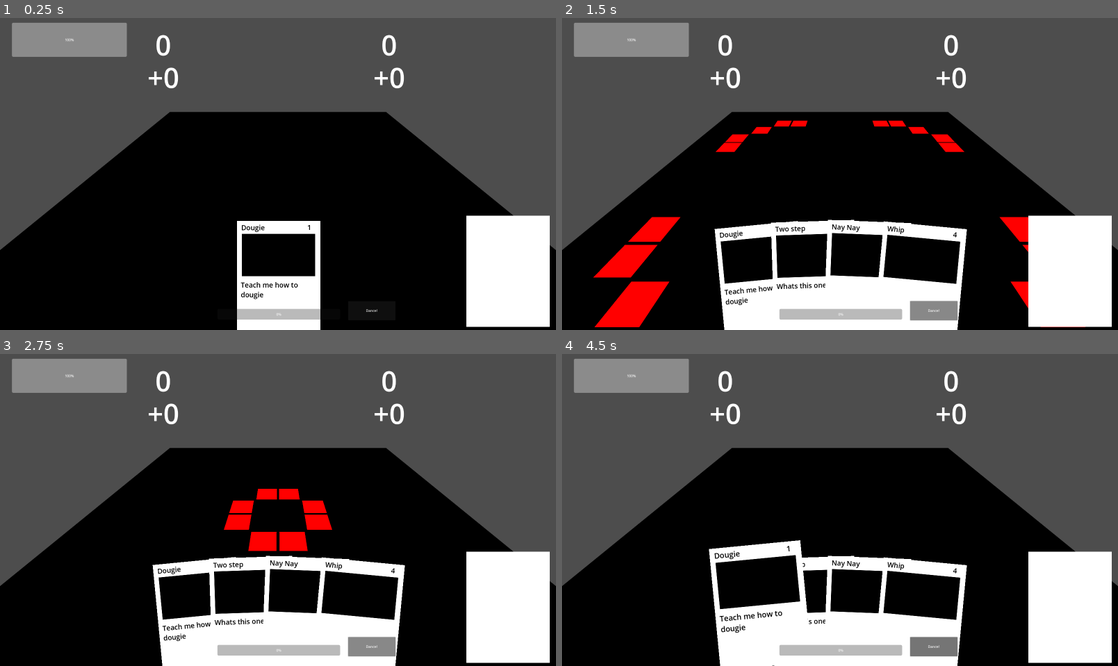
Above: before the commit, frames 1-4 (two rows, left to right).
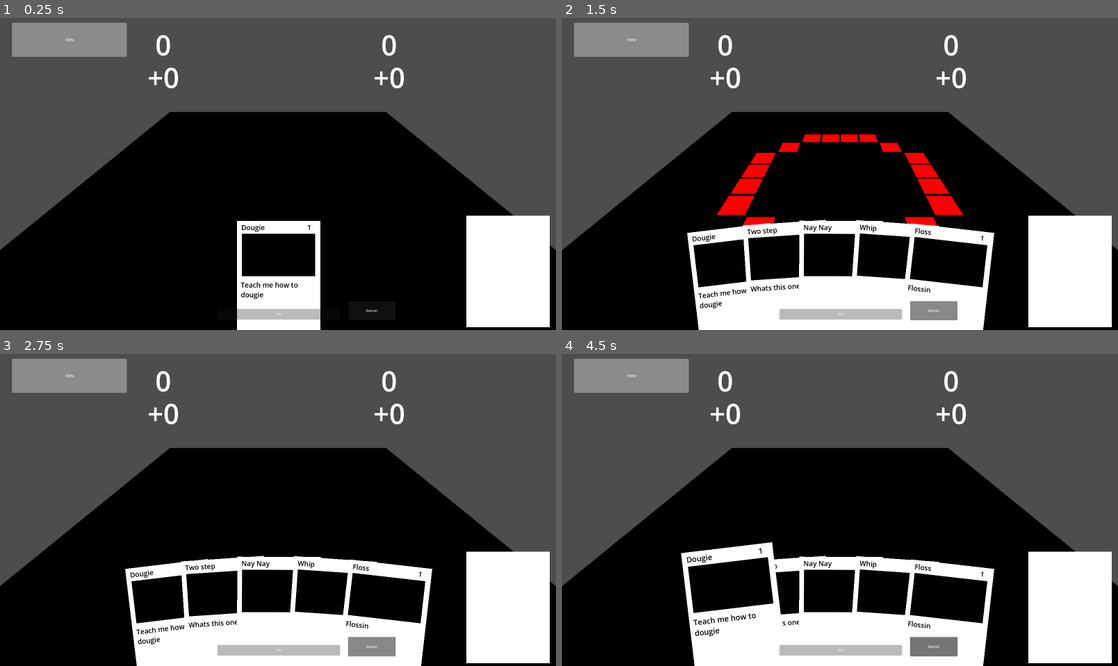
Above: after the commit, the same moments.

Repository: nathankeyt/OneButtonRhythmGame
Game: Godot game, scene res://scenes/test_main.tscn
Two runs of this game, one before a commit and one after it. Both use one fixed random seed, a clock stepped at 60 frames per second and the inputs below.
Inputs (mouse positions are in pixels of both pictures, inside the frame that each line leads up to):
- Up to frame 1 (0.25 s): no input
- Up to frame 2 (1.5 s): click "Dance!" at 0.5 s; click "Dance!" at 1.25 s
- Up to frame 3 (2.75 s): click "Dance!" at 2 s
- Up to frame 4 (4.5 s): move the mouse to (723, 382) at 2.77 s; hold Space (select) 2.78-3.53 s; click (723, 382) at 2.92 s; tap Enter at 3.5 s; move the mouse to (723, 416) at 3.52 s; tap E (test) at 3.6 s; click (723, 416) at 3.67 s; tap Space (select) at 4.25 s; move the mouse to (951, 382) at 4.27 s; hold Space (select) from 4.28 s (still down); click (951, 382) at 4.42 s

The runs differ from the first frame. In frame 1, less than 0.1% of the frame differs, in the area x 43-99%, y 66-100%; in frame 2, 10%, in the area x 5-99%, y 32-100%; in frame 3, 5.8%; in frame 4, 4.7%.

Commit message:
added beat track

Diff:
--- a/autoloads/battle_manager.gd
+++ b/autoloads/battle_manager.gd
@@ -1,6 +1,6 @@
 extends Node
 
-enum BeatType {STANDARD}
+enum BeatType {NONE, STANDARD}
 enum TurnType {PLAYER = 0, ENEMY = 1}
 
 var curr_turn: TurnType = TurnType.PLAYER
@@ -33,7 +33,8 @@
 
 signal resource_updated(amount: int)
 
-signal beat_played(beat_type: BeatType, duration: float)
+signal note_played(beat_type: BeatType)
+signal track_ended
 
 func add_player_score(score: int):
 	player_temp_score += score
@@ -50,8 +51,17 @@
 	match curr_turn:
 		TurnType.PLAYER:
 			player.execute_turn()
+
+
 			for card_renderer: CardRenderer2D in played_cards:
-				card_renderer.card.apply_effects()
+				var card: Card = card_renderer.card
+
+				play_beat_track(card.beat_track)
+				card_renderer.hide()
+				await track_ended
+
+				card.apply_effects()
+
 			turn_ended.emit(curr_turn)
 			curr_turn = TurnType.ENEMY
 		TurnType.ENEMY:
@@ -81,3 +91,18 @@
 func update_resources(amount: int):
 	curr_resources = amount
 	resource_updated.emit(curr_resources)
+
+func play_beat_track(beat_track: BeatTrack):
+	if not beat_track:
+		return
+
+	while(true):
+		await GlobalAudioManager.beat_played
+		var beat_type: BeatType = beat_track.get_curr_beat()
+		match beat_type:
+			BeatType.NONE:
+				pass
+			_:
+				note_played.emit(beat_type)
+
+		if not beat_track.increment_beat(): break
--- a/autoloads/global_audio_manager.gd
+++ b/autoloads/global_audio_manager.gd
@@ -1,6 +1,13 @@
 extends AudioStreamPlayer2D
 
 signal sfx_finished
+signal beat_played
+
+func _ready() -> void:
+	# temp
+	while(true):
+		await get_tree().create_timer(0.25).timeout
+		beat_played.emit()
 
 func play_track(new_stream: AudioStream, volume = 1.0):
 	if (stream == new_stream):
@@ -19,7 +26,7 @@
 	sfx_player.play()
 
 	if length:
-		await get_tree().create_timer(length).timeout
+		await get_tree().create_tvimer(length).timeout
 	else:
 		await sfx_player.finished
 
--- /dev/null
+++ b/classes/beat_track.gd
@@ -0,0 +1,21 @@
+extends Resource
+class_name BeatTrack
+
+@export var beat_num: int = 16
+@export var beats : Array[BattleManager.BeatType]
+
+var curr_beat: int = 0
+
+func get_curr_beat() -> BattleManager.BeatType:
+	if curr_beat >= beats.size():
+		return BattleManager.BeatType.NONE
+
+	return beats[curr_beat]
+
+func increment_beat() -> bool:
+	curr_beat += 1
+
+	if curr_beat >= beat_num:
+		return false
+
+	return true
--- a/classes/card.gd
+++ b/classes/card.gd
@@ -7,7 +7,7 @@
 @export var img: ImageTexture
 @export var modifiable_effects: Array[Effect]
 @export var unmodifiable_effects: Array[Effect]
-@export_file var midi_track: String
+@export var beat_track: BeatTrack
 
 func apply_effects() -> void:
 	for effect: Effect in modifiable_effects:
--- a/classes/hand_2d.gd
+++ b/classes/hand_2d.gd
@@ -70,7 +70,6 @@
 			#curr_card.reparent(card_pos, false)
 
 		display_path.move_child(card_pos, 0)
-
 
 
 func _input(event: InputEvent) -> void:
--- /dev/null
+++ b/resources/beat_tracks/default_beat_track.tres
@@ -0,0 +1,8 @@
+[gd_resource type="Resource" script_class="BeatTrack" load_steps=2 format=3 uid="uid://dnw06mpoy2de5"]
+
+[ext_resource type="Script" path="res://classes/beat_track.gd" id="1_upnj4"]
+
+[resource]
+script = ExtResource("1_upnj4")
+beat_num = 16
+beats = Array[int]([1, 0, 0, 0, 1, 0, 0, 0, 1, 0, 1])
--- a/scenes/card_test.tscn
+++ b/scenes/card_test.tscn
@@ -12,7 +12,8 @@
 
 [sub_resource type="Resource" id="Resource_ith5q"]
 script = ExtResource("5_3233s")
-m_add_score = 100
+m_amount = 0
+m_operator_type = 0
 
 [sub_resource type="Resource" id="Resource_py45q"]
 script = ExtResource("3_bd8xg")
@@ -21,7 +22,6 @@
 cost = 0
 modifiable_effects = Array[ExtResource("4_aie2x")]([SubResource("Resource_ith5q")])
 unmodifiable_effects = Array[ExtResource("4_aie2x")]([])
-midi_track = ""
 
 [sub_resource type="Resource" id="Resource_1rj1d"]
 script = ExtResource("3_bd8xg")
@@ -30,7 +30,6 @@
 cost = 0
 modifiable_effects = Array[ExtResource("4_aie2x")]([])
 unmodifiable_effects = Array[ExtResource("4_aie2x")]([])
-midi_track = ""
 
 [node name="CardTest" type="Node2D"]
 
--- a/scenes/dance_floor.tscn
+++ b/scenes/dance_floor.tscn
@@ -1,7 +1,7 @@
 [gd_scene load_steps=9 format=3 uid="uid://duu8oi1tvej58"]
 
-[ext_resource type="PackedScene" uid="uid://f3oi3l5bq6kv" path="res://player.tscn" id="1_x2i6q"]
-[ext_resource type="PackedScene" uid="uid://cktcm1p5yr7gg" path="res://enemy.tscn" id="2_55713"]
+[ext_resource type="PackedScene" uid="uid://f3oi3l5bq6kv" path="res://scenes/player.tscn" id="1_x2i6q"]
+[ext_resource type="PackedScene" uid="uid://cktcm1p5yr7gg" path="res://scenes/enemy.tscn" id="2_55713"]
 [ext_resource type="Script" path="res://scenes/dance_grid.gd" id="3_dec0i"]
 
 [sub_resource type="StandardMaterial3D" id="StandardMaterial3D_fxqch"]
--- a/scenes/dance_grid.gd
+++ b/scenes/dance_grid.gd
@@ -16,10 +16,9 @@
 	BattleManager.dance_grid = self
 
 func _ready() -> void:
-	BattleManager.beat_played.connect(animate_circle)
 	generate_grid()
-	await get_tree().create_timer(1.0).timeout
-	animate_circle(BattleManager.BeatType.STANDARD, 2.0)
+	BattleManager.note_played.connect(animate_circle)
+	animate_circle(BattleManager.BeatType.STANDARD)
 
 func generate_grid() -> void:
 	for x in grid_size:
@@ -55,12 +54,12 @@
 		material.emission_enabled = false
 
 
-func animate_circle(beat_type: BattleManager.BeatType, duration: float = 1.0):
+func animate_circle(beat_type: BattleManager.BeatType):
 	match beat_type:
 		BattleManager.BeatType.STANDARD:
-			animate_standard(duration)
+			animate_standard()
 
-func animate_standard(duration: float):
-	var beat_duration: float = duration / total_radius
+func animate_standard():
 	for radius in total_radius:
-		await activate_circle(total_radius - radius, beat_duration)
+		activate_circle(total_radius - radius, 0.25)
+		await GlobalAudioManager.beat_played
--- a/enemy.tscn
+++ b/scenes/enemy.tscn
@@ -1,6 +1,6 @@
 [gd_scene load_steps=3 format=3 uid="uid://cktcm1p5yr7gg"]
 
-[ext_resource type="Script" path="res://enemy.gd" id="1_ansqy"]
+[ext_resource type="Script" path="res://scenes/enemy.gd" id="1_ansqy"]
 
 [sub_resource type="CanvasTexture" id="CanvasTexture_abe4g"]
 
--- a/scenes/hand.tscn
+++ b/scenes/hand.tscn
@@ -20,6 +20,7 @@
 curve = SubResource("Curve2D_h8gcq")
 
 [node name="SelectTimer" type="Timer" parent="."]
+wait_time = 0.5
 one_shot = true
 
 [node name="SelectBar" type="ProgressBar" parent="."]
--- a/player.tscn
+++ b/scenes/player.tscn
@@ -1,6 +1,6 @@
 [gd_scene load_steps=3 format=3 uid="uid://f3oi3l5bq6kv"]
 
-[ext_resource type="Script" path="res://player.gd" id="1_v6giv"]
+[ext_resource type="Script" path="res://scenes/player.gd" id="1_v6giv"]
 
 [sub_resource type="CanvasTexture" id="CanvasTexture_jiq73"]
 
--- a/scenes/test_main.tscn
+++ b/scenes/test_main.tscn
@@ -1,10 +1,11 @@
-[gd_scene load_steps=18 format=3 uid="uid://nlrmo5wi48pr"]
+[gd_scene load_steps=20 format=3 uid="uid://nlrmo5wi48pr"]
 
 [ext_resource type="PackedScene" uid="uid://bwfmah13oq5ef" path="res://scenes/hand.tscn" id="1_y3xwx"]
 [ext_resource type="PackedScene" uid="uid://b1gwaqsqntkgf" path="res://scenes/default_deck.tscn" id="2_stpix"]
 [ext_resource type="Script" path="res://classes/card.gd" id="3_ygbk7"]
 [ext_resource type="Script" path="res://classes/effect.gd" id="4_rrtvn"]
 [ext_resource type="Script" path="res://classes/derived_effects/simple_operation.gd" id="5_7pjfp"]
+[ext_resource type="Resource" uid="uid://dnw06mpoy2de5" path="res://resources/beat_tracks/default_beat_track.tres" id="5_u6sq3"]
 [ext_resource type="PackedScene" uid="uid://cjw6u7yhnkpwv" path="res://scenes/default_card_renderer.tscn" id="6_xowa6"]
 [ext_resource type="PackedScene" uid="uid://d2a6y3ig64vm0" path="res://scenes/total_score_label.tscn" id="7_aymrh"]
 [ext_resource type="Script" path="res://scenes/total_score_label.gd" id="8_pmae1"]
@@ -25,7 +26,7 @@
 cost = 1
 modifiable_effects = Array[ExtResource("4_rrtvn")]([SubResource("Resource_ith5q")])
 unmodifiable_effects = Array[ExtResource("4_rrtvn")]([])
-midi_track = ""
+beat_track = ExtResource("5_u6sq3")
 
 [sub_resource type="Resource" id="Resource_1rj1d"]
 script = ExtResource("3_ygbk7")
@@ -34,7 +35,6 @@
 cost = 2
 modifiable_effects = Array[ExtResource("4_rrtvn")]([])
 unmodifiable_effects = Array[ExtResource("4_rrtvn")]([])
-midi_track = ""
 
 [sub_resource type="Resource" id="Resource_0l5yq"]
 script = ExtResource("3_ygbk7")
@@ -43,7 +43,6 @@
 cost = 0
 modifiable_effects = Array[ExtResource("4_rrtvn")]([])
 unmodifiable_effects = Array[ExtResource("4_rrtvn")]([])
-midi_track = ""
 
 [sub_resource type="Resource" id="Resource_11e8j"]
 script = ExtResource("3_ygbk7")
@@ -52,9 +51,16 @@
 cost = 4
 modifiable_effects = Array[ExtResource("4_rrtvn")]([])
 unmodifiable_effects = Array[ExtResource("4_rrtvn")]([])
-midi_track = ""
 
-[node name="TestMain" type="Node2D"]
+[sub_resource type="Resource" id="Resource_awtrj"]
+script = ExtResource("3_ygbk7")
+title = "Floss"
+text = "Flossin"
+cost = 1
+modifiable_effects = Array[ExtResource("4_rrtvn")]([])
+unmodifiable_effects = Array[ExtResource("4_rrtvn")]([])
+
+[node name="Node2D" type="Node2D"]
 
 [node name="DanceFloorContainer" type="SubViewportContainer" parent="."]
 offset_right = 2560.0
@@ -72,7 +78,8 @@
 
 [node name="DefaultDeck" parent="." instance=ExtResource("2_stpix")]
 position = Vector2(2339, 1170)
-cards = Array[ExtResource("3_ygbk7")]([SubResource("Resource_py45q"), SubResource("Resource_1rj1d"), SubResource("Resource_0l5yq"), SubResource("Resource_11e8j")])
+scale = Vector2(1, 1.0021)
+cards = Array[ExtResource("3_ygbk7")]([SubResource("Resource_py45q"), SubResource("Resource_1rj1d"), SubResource("Resource_0l5yq"), SubResource("Resource_11e8j"), SubResource("Resource_awtrj")])
 card_renderer_scene = ExtResource("6_xowa6")
 
 [node name="PlayedCards" type="HBoxContainer" parent="."]
Renamed: enemy.gd -> scenes/enemy.gd
Renamed: player.gd -> scenes/player.gd
